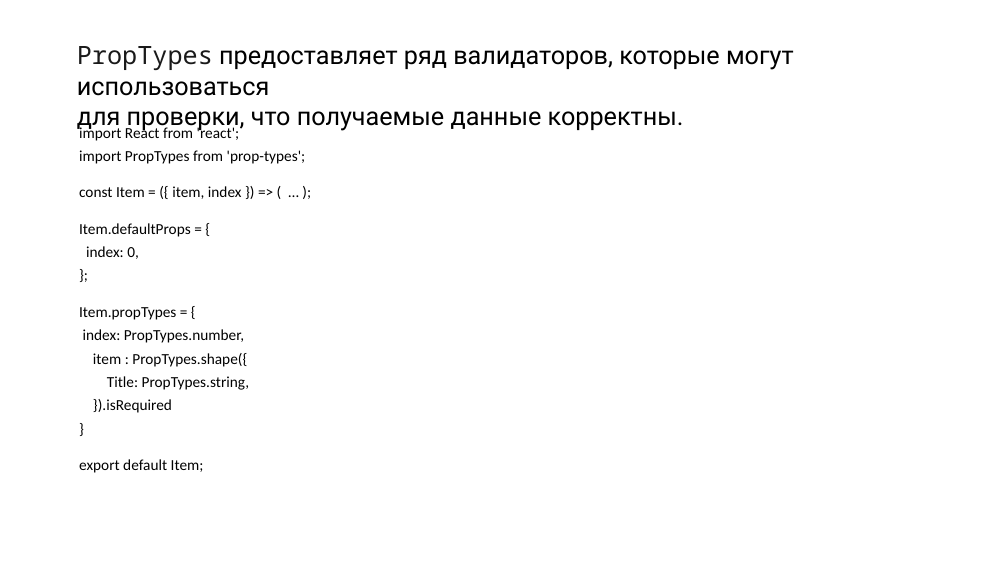
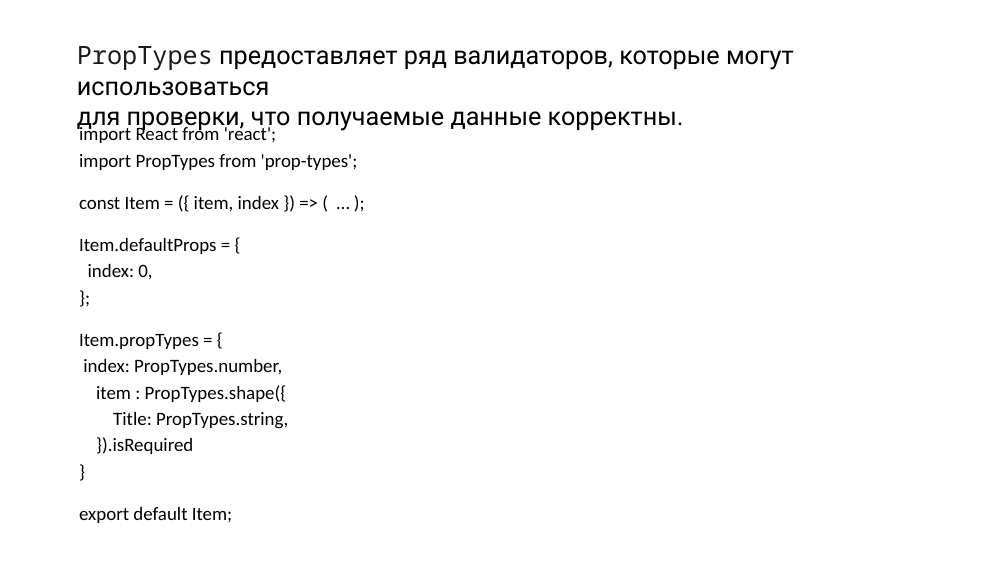
Before and after one commit to spiderpoul/react-redux-hooks, a slide deck: slide 10 of React.pptx (slide 7 before the commit). Drawn at 1008x567 pixels with LibreOffice and Linux fonts; fonts in the diff are those of the drawing. Boxes give left, top, right and bottom in pixels: in the first picture for what was removed or moved away, otherwise in the second. Text is boxed around its words. In the diff, an @@ line names an element or a change of style, - is before the commit and + after.

```diff
--- a/React.pptx
+++ b/React.pptx
@@ text "import React from 'react';" at (x1=79, y1=125, x2=358, y2=523): size 14.6 to 18 pt @@
```
Also in this commit, not shown: 7 other slides changed, 3 slides added, 2 slides removed, 3 other files.
